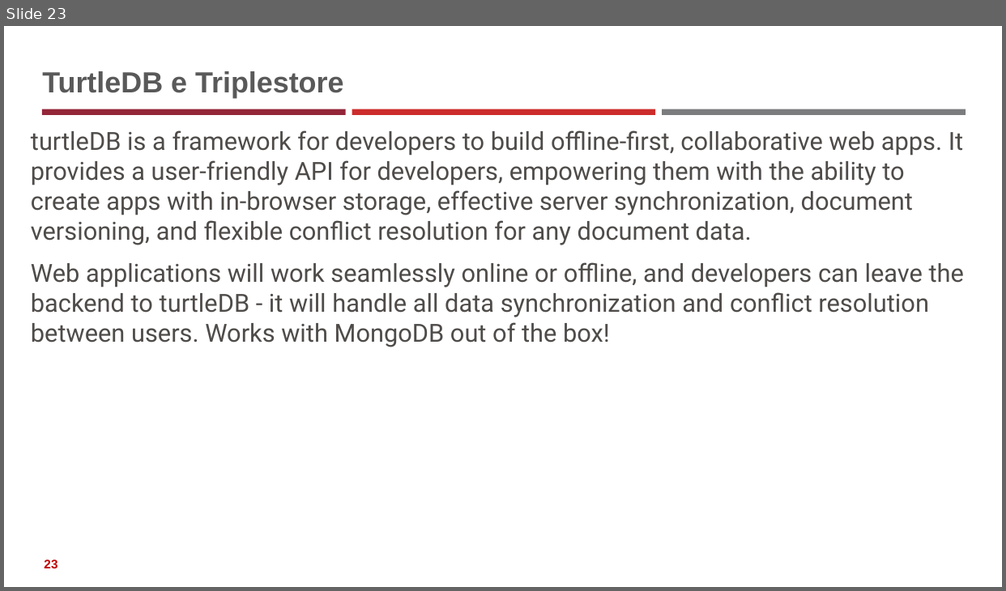
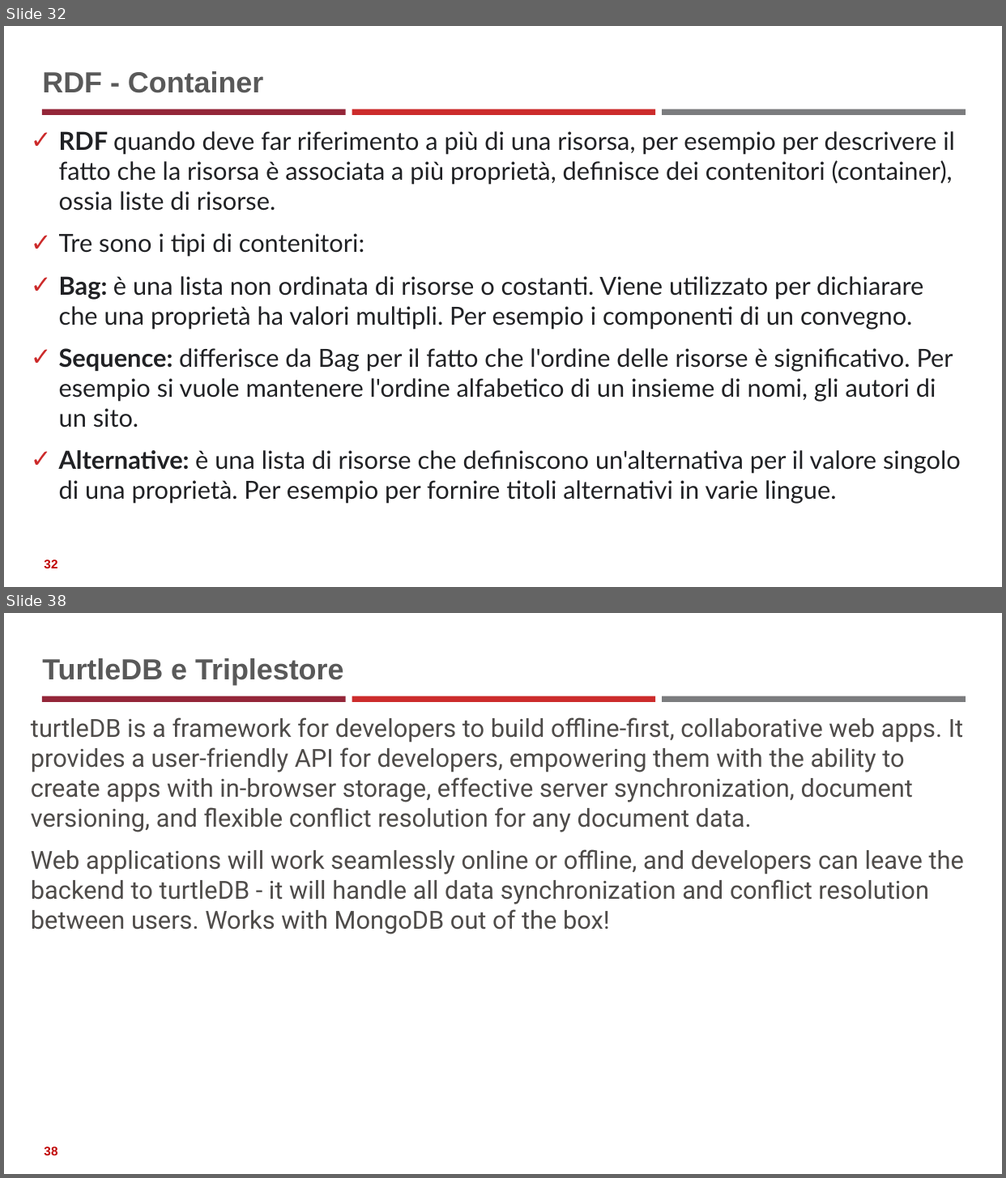
Before and after one commit to neural1977/data_science_interview_material, a slide deck: Data_Science_ita.pptx. Shown one above the other, each under a label of ours: slide 23 before the commit, slides 32 and 38 after it; the slides between them are not shown. The pictures are 1006x591 and 1006x1178 pixels, drawn with LibreOffice and Linux fonts; fonts in the diff are those of the drawing. Boxes give left, top, right and bottom in pixels: in the first picture for what was removed or moved away, otherwise in the second. Text is boxed around its words. In the diff, an @@ line names an element or a change of style, - is before the commit and + after.

```diff
--- a/Data_Science_ita.pptx
+++ b/Data_Science_ita.pptx
@@ slide 32 added at bbox=[4, 26, 1002, 587], background #FFFFFF; not listed: 3 template elements that a slide beside it also shows @@
@@ title added at bbox=[42, 71, 263, 93], 28 pt, text #595959, bold @@
+RDF - Container
@@ text added at bbox=[59, 131, 961, 500], 24 pt, text #202124 @@
+✓ RDF quando deve far riferimento a più di una risorsa, per esempio per descrivere il fatto che la risorsa è associata a più proprietà, definisce dei contenitori (container), ossia liste di risorse.
+✓ Tre sono i tipi di contenitori:
+✓ Bag: è una lista non ordinata di risorse o costanti. Viene utilizzato per dichiarare che una proprietà ha valori multipli. Per esempio i componenti di un convegno.
+✓ Sequence: differisce da Bag per il fatto che l'ordine delle risorse è significativo. Per esempio si vuole mantenere l'ordine alfabetico di un insieme di nomi, gli autori di un sito.
+✓ Alternative: è una lista di risorse che definiscono un'alternativa per il valore singolo di una proprietà. Per esempio per fornire titoli alternativi in varie lingue.
@@ page number added at bbox=[44, 560, 57, 569], 12 pt, text #C00000, bold @@
+32
@@ what was slide 23 is now slide 38 @@
@@ page number at bbox=[44, 1147, 57, 1156]: text changed @@
-23
+38
```
Also in this commit, not shown: 4 slides changed, 15 other slides added, 1 slide removed, 3 other files.
